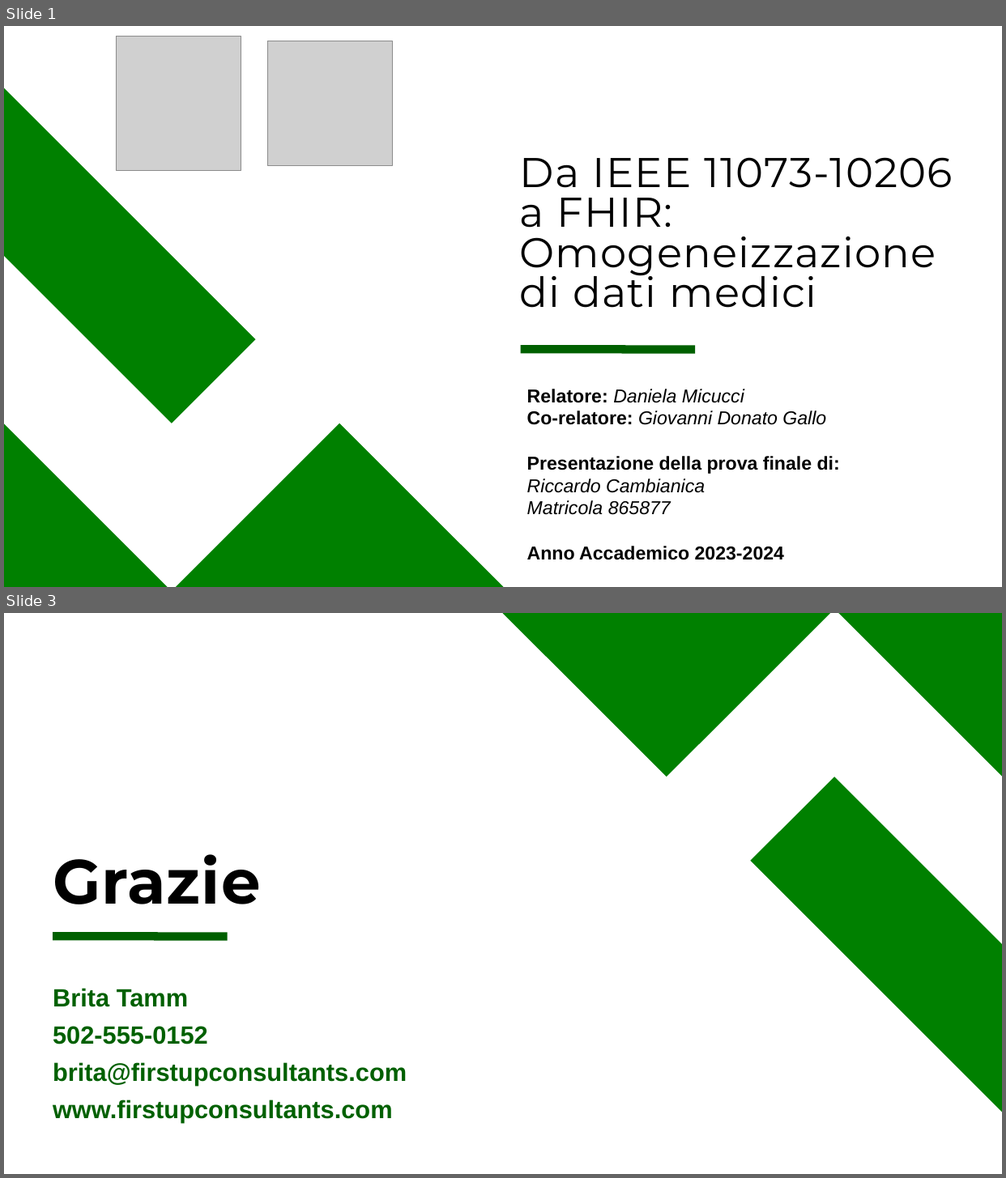
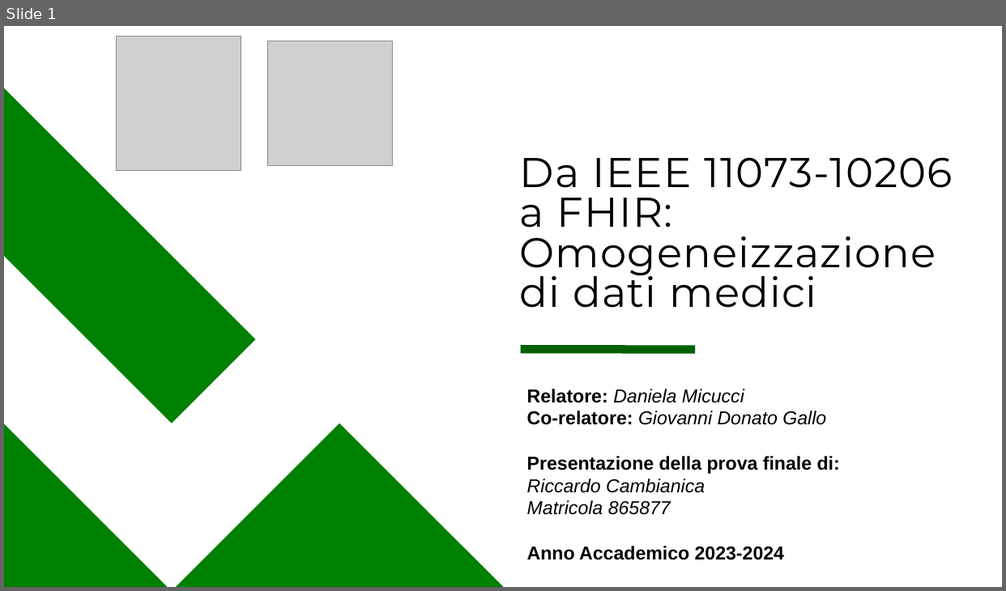
Before and after one commit to rcambianica/Stage, a slide deck: Relazione/Da IEEE 11073-10206 a FHIR.pptx. Shown one above the other, each under a label of ours: slides 1 and 3 before the commit, slide 1 after it; the slides between them are not shown. The pictures are 1006x1178 and 1006x591 pixels, drawn with LibreOffice and Linux fonts; fonts in the diff are those of the drawing; grey boxes stand for pictures. Boxes give left, top, right and bottom in pixels: in the first picture for what was removed or moved away, otherwise in the second. Text is boxed around its words. In the diff, an @@ line names an element or a change of style, - is before the commit and + after.

```diff
--- a/Relazione/Da IEEE 11073-10206 a FHIR.pptx
+++ b/Relazione/Da IEEE 11073-10206 a FHIR.pptx
@@ slide 3 removed at (x1=4, y1=613, x2=1002, y2=1174), background #FFFFFF @@
@@ freeform shape removed at (x1=503, y1=613, x2=830, y2=777) @@
@@ freeform shape removed at (x1=839, y1=613, x2=1002, y2=776) @@
@@ freeform shape removed at (x1=750, y1=777, x2=1002, y2=1112) @@
@@ title removed at (x1=53, y1=854, x2=261, y2=905) @@
-Grazie
@@ line removed from (53, 936) to (227, 936) @@
@@ text removed at (x1=53, y1=988, x2=407, y2=1123) @@
-Brita Tamm
-502-555-0152
-brita@firstupconsultants.com
-www.firstupconsultants.com
```
Also in this commit, not shown: 6 slides added, 1 other slide removed, 12 other files.
